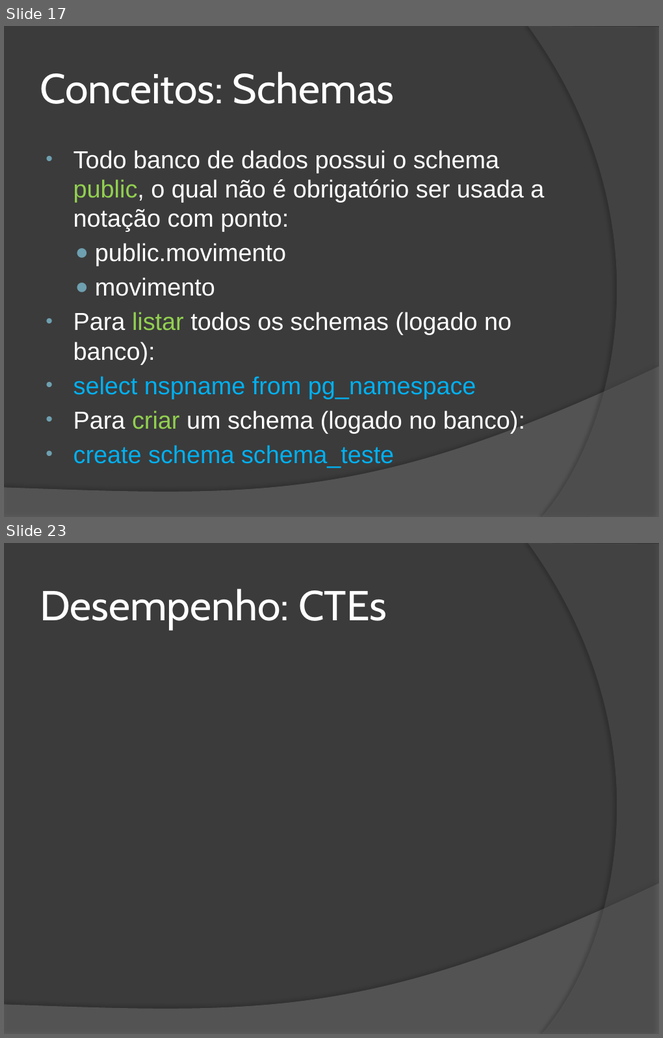
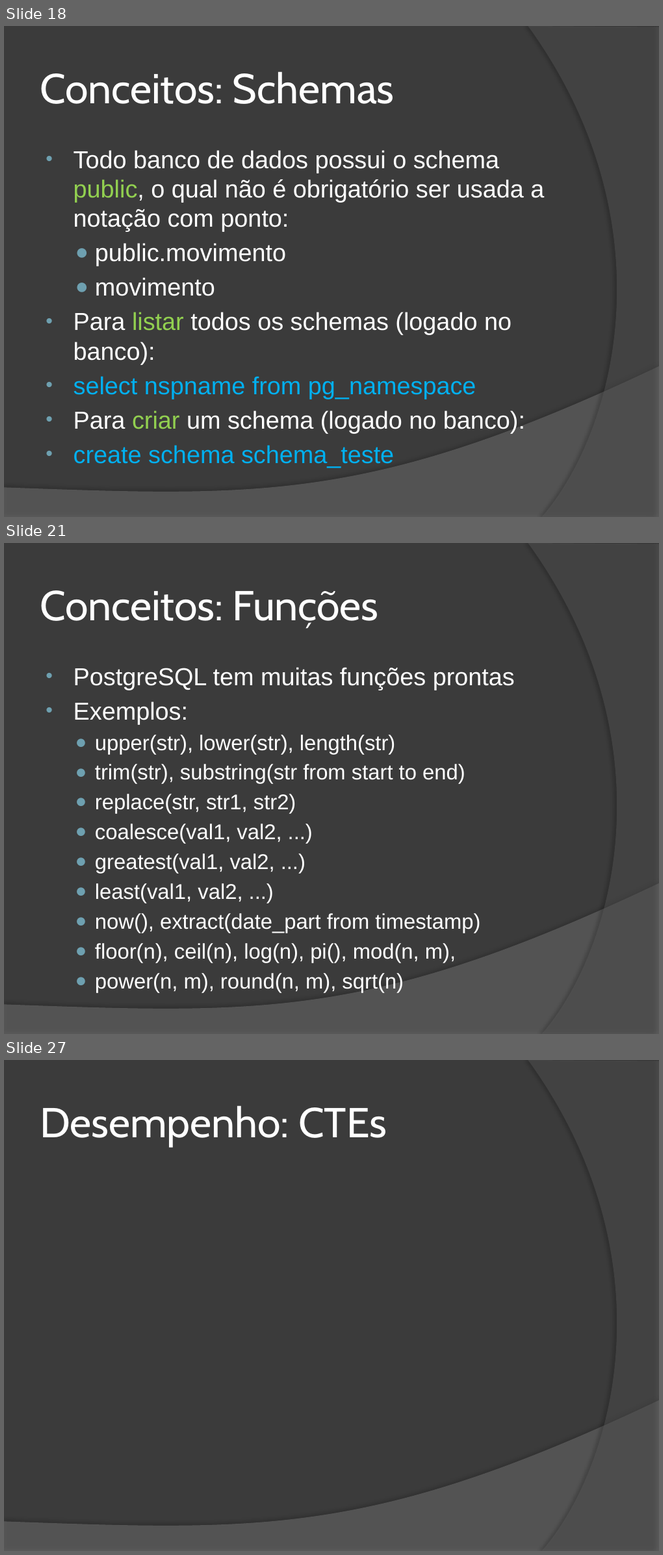
Before and after one commit to wind39/wind39.github.io, a slide deck: curso/modulo3capitulo5.pptx. Shown one above the other, each under a label of ours: slides 17 and 23 before the commit, slides 18, 21 and 27 after it; the slides between them are not shown. The pictures are 663x1038 and 663x1555 pixels, drawn with LibreOffice and Linux fonts; fonts in the diff are those of the drawing. Boxes give left, top, right and bottom in pixels: in the first picture for what was removed or moved away, otherwise in the second. Text is boxed around its words. In the diff, an @@ line names an element or a change of style, - is before the commit and + after.

```diff
--- a/curso/modulo3capitulo5.pptx
+++ b/curso/modulo3capitulo5.pptx
@@ slide 21 added at (x1=4, y1=543, x2=659, y2=1034), background #3B3B3B; not listed: 2 template elements that a slide beside it also shows @@
@@ title added at (x1=40, y1=590, x2=379, y2=629), 46 pt, text #FFFFFF @@
+Conceitos: Funções
@@ text added at (x1=74, y1=667, x2=515, y2=993), 23.4 pt, text #FFFFFF @@
+• PostgreSQL tem muitas funções prontas
+• Exemplos:
+  ● upper(str), lower(str), length(str)
+  ● trim(str), substring(str from start to end)
+  ● replace(str, str1, str2)
+  ● coalesce(val1, val2, ...)
+  ● greatest(val1, val2, ...)
+  ● least(val1, val2, ...)
+  ● now(), extract(date_part from timestamp)
+  ● floor(n), ceil(n), log(n), pi(), mod(n, m),
+  ● power(n, m), round(n, m), sqrt(n)
@@ what was slide 17 is now slide 18 @@
@@ what was slide 23 is now slide 27 @@
```
Also in this commit, not shown: 8 slides changed, 6 other slides added, 4 other files.
